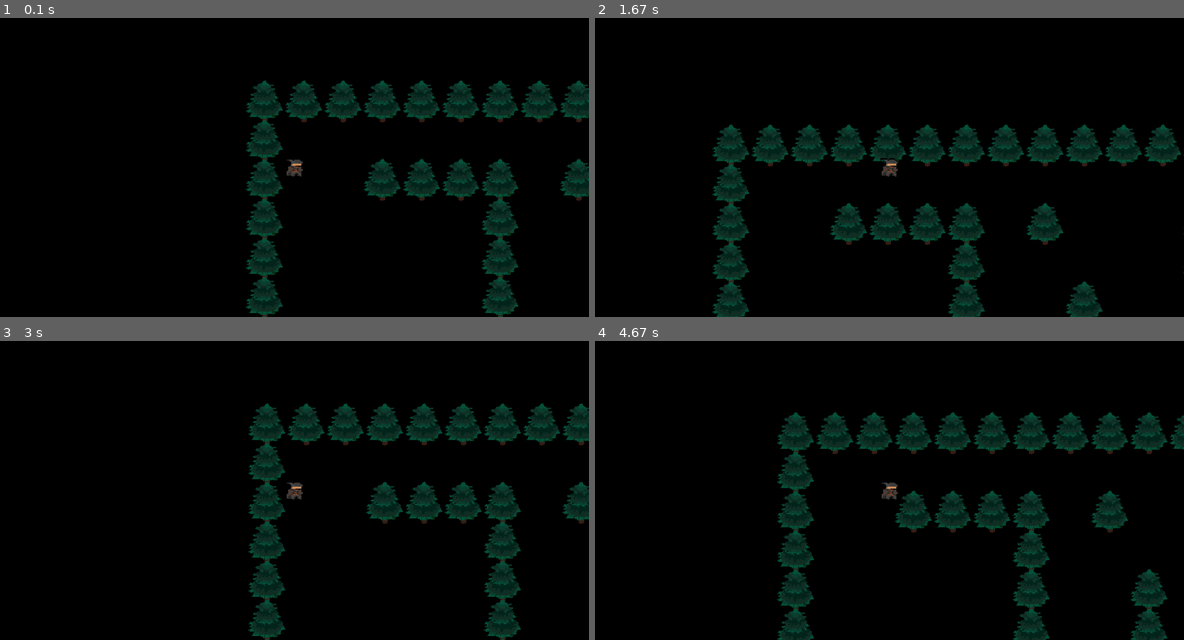
Above: before the commit, frames 1-4 (two rows, left to right).
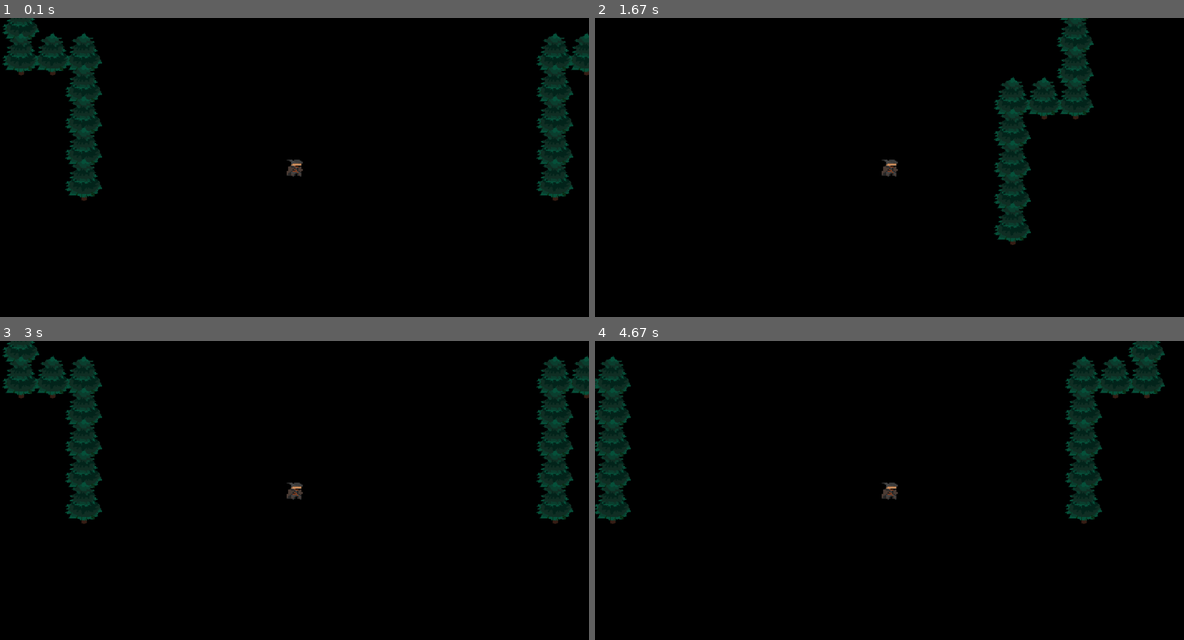
Above: after the commit, the same moments.

Repository: insper-classroom/devlife-23-1-projeto-pygame-luigi_ribolla
Game: pygame game, started from jogo.py
Two runs of this game, one before a commit and one after it. Both use one fixed random seed, a clock stepped at 60 frames per second and the inputs below.
Inputs:
- Up to frame 1 (0.1 s): no input
- Up to frame 2 (1.67 s): hold D 0.33-0.8 s; hold W 0.83-1.13 s; hold D 1.17-1.63 s
- Up to frame 3 (3 s): hold A 1.67-2.2 s; hold S 2.23-2.53 s; hold A 2.57-2.97 s
- Up to frame 4 (4.67 s): hold W 3-3.37 s; hold D 3.4-4.03 s; hold S 4.07-4.43 s; hold A from 4.47 s (still down)

The runs differ from the first frame. In frame 1, 17% of the frame differs, in the area x 0-100%, y 0-100%; in frame 2, 16%; in frame 3, 17%; in frame 4, 18%.

Commit message:
novo mapa

Diff:
--- a/constantes.py
+++ b/constantes.py
@@ -1,19 +1,10 @@
 LARGURA = 1200
 ALTURA = 610
 FPS = 60
-TAMANHO_TILE = 80
+TAMANHO_TILE = 64
 
 MAPA = [
 ['x','x','x','x','x','x','x','x','x','x','x','x','x','x','x','x','x','x','x','x'],
-['x',' ',' ',' ',' ',' ',' ',' ',' ',' ',' ',' ',' ',' ',' ',' ',' ',' ',' ','x'],
-['x','h',' ','x','x','x','x',' ','x','f',' ',' ','x','x',' ',' ',' ',' ',' ','x'],
-['x',' ',' ',' ',' ',' ','x',' ',' ',' ',' ',' ','x','x',' ',' ',' ',' ',' ','x'],
-['x',' ',' ',' ',' ',' ','x',' ',' ','x',' ','f',' ',' ',' ',' ',' ',' ',' ','x'],
-['x',' ',' ',' ','f',' ','x',' ',' ','x',' ',' ',' ',' ',' ',' ',' ',' ',' ','x'],
-['x',' ',' ',' ',' ',' ','x',' ',' ','x',' ',' ',' ',' ',' ','x',' ',' ',' ','x'],
-['x',' ',' ','x','x','x','x',' ',' ','x',' ',' ',' ',' ','x',' ',' ',' ',' ','x'],
-['x',' ',' ','x',' ',' ',' ',' ',' ','x',' ',' ',' ','x',' ',' ',' ',' ',' ','x'],
-['x',' ',' ','x',' ',' ',' ','x','x','x','x','x','x',' ',' ',' ',' ',' ',' ','x'],
 ['x',' ',' ',' ',' ',' ',' ',' ',' ',' ',' ',' ',' ',' ',' ',' ',' ',' ',' ','x'],
 ['x',' ',' ',' ',' ',' ',' ',' ',' ',' ',' ',' ',' ',' ',' ',' ',' ',' ',' ','x'],
 ['x',' ',' ',' ',' ',' ',' ',' ',' ',' ',' ',' ',' ',' ',' ',' ',' ',' ',' ','x'],
@@ -24,7 +15,20 @@
 ['x',' ',' ',' ',' ',' ',' ',' ',' ',' ',' ',' ',' ',' ',' ',' ',' ',' ',' ','x'],
 ['x',' ',' ',' ',' ',' ',' ',' ',' ',' ',' ',' ',' ',' ',' ',' ',' ',' ',' ','x'],
 ['x',' ',' ',' ',' ',' ',' ',' ',' ',' ',' ',' ',' ',' ',' ',' ',' ',' ',' ','x'],
-['x','x','x','x','x','x',' ',' ',' ',' ',' ',' ','x','x','x','x','x','x','x','x'],
+['x',' ',' ',' ',' ',' ',' ',' ',' ',' ',' ',' ',' ',' ',' ',' ',' ',' ',' ','x'],
+['x',' ',' ',' ',' ',' ',' ',' ',' ',' ',' ',' ',' ',' ',' ',' ',' ',' ',' ','x'],
+['x',' ',' ',' ',' ',' ',' ',' ',' ',' ',' ',' ',' ',' ',' ',' ',' ',' ',' ','x'],
+['x',' ',' ',' ',' ',' ',' ',' ',' ',' ',' ',' ',' ',' ',' ',' ',' ',' ',' ','x'],
+['x',' ',' ',' ',' ',' ',' ',' ',' ',' ',' ',' ',' ',' ',' ',' ',' ',' ',' ','x'],
+['x',' ',' ',' ',' ',' ',' ',' ',' ',' ',' ',' ',' ',' ',' ',' ',' ',' ',' ','x'],
+['x',' ',' ',' ',' ',' ',' ',' ',' ',' ',' ',' ',' ',' ',' ',' ',' ',' ',' ','x'],
+['x',' ',' ',' ',' ',' ',' ',' ',' ',' ',' ',' ',' ',' ',' ',' ',' ',' ',' ','x'],
+['x',' ',' ',' ',' ',' ',' ',' ',' ',' ',' ',' ',' ',' ',' ',' ',' ',' ',' ','x'],
+['x','x','x',' ',' ',' ',' ',' ',' ',' ',' ',' ',' ',' ',' ',' ',' ','x','x','x'],
+[' ',' ','x',' ',' ',' ',' ',' ',' ',' ',' ',' ',' ',' ',' ',' ',' ','x',' ',' '],
+[' ',' ','x',' ',' ',' ',' ',' ',' ',' ',' ',' ',' ',' ',' ',' ',' ','x',' ',' '],
+[' ',' ','x',' ',' ',' ',' ',' ',' ',' ',' ',' ',' ',' ',' ',' ',' ','x',' ',' '],
+[' ',' ','x',' ',' ',' ',' ',' ',' ','h',' ',' ',' ',' ',' ',' ',' ','x',' ',' '],
 ]
 
 # imagem hunter, indice:
